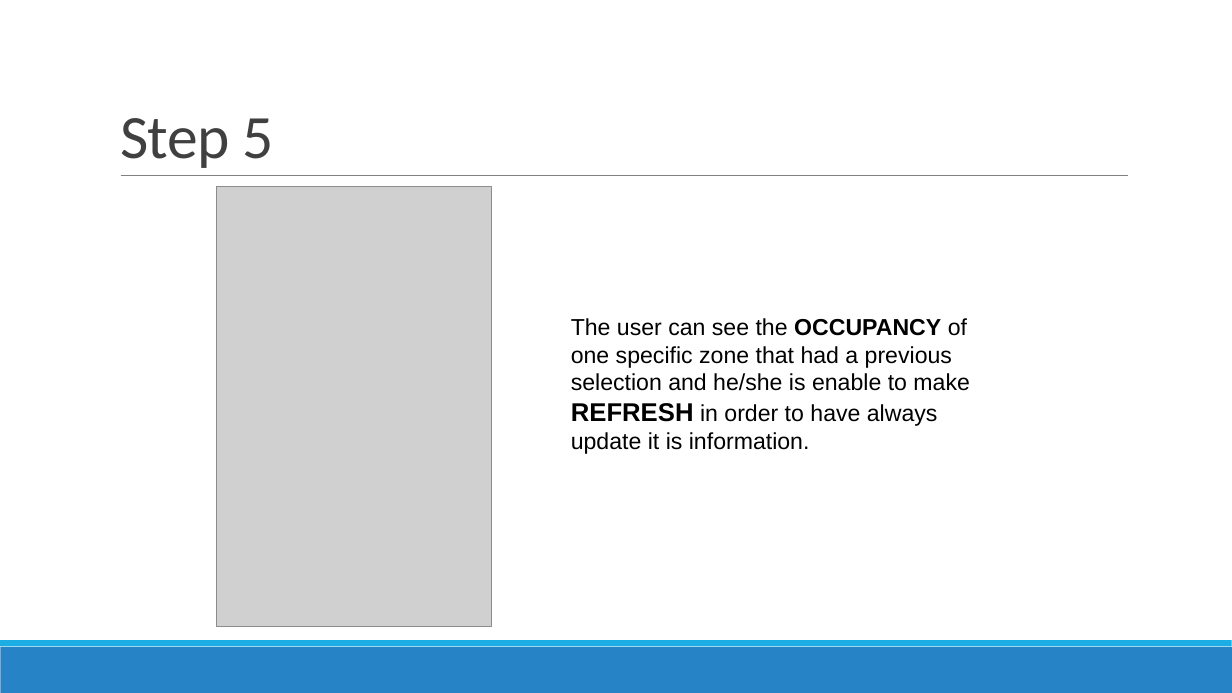
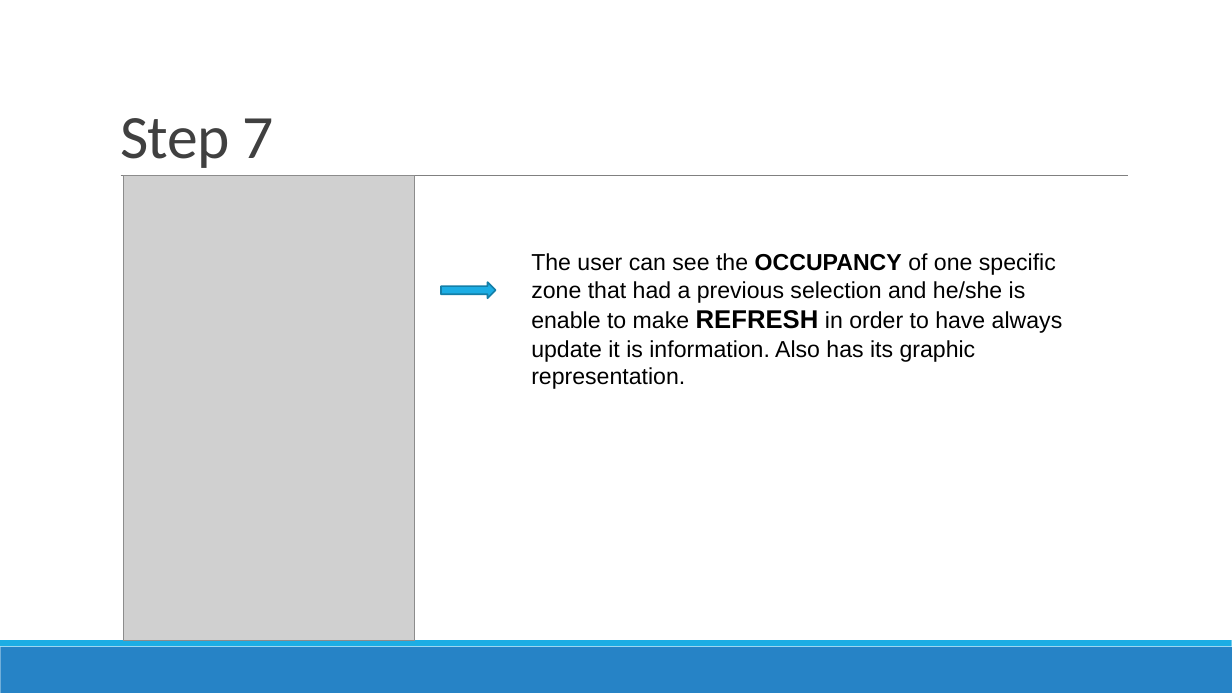
Before and after one commit to FIU-SCIS-Senior-Projects/Smart-Systems-for-Occupancy-and-Building-Energy-Control, a slide deck: slide 9 of Documents/User Manual.pptx (slide 7 before the commit). Drawn at 1232x693 pixels with LibreOffice and Linux fonts; fonts in the diff are those of the drawing; grey boxes stand for pictures. Boxes give left, top, right and bottom in pixels: in the first picture for what was removed or moved away, otherwise in the second. Text is boxed around its words. In the diff, an @@ line names an element or a change of style, - is before the commit and + after.

```diff
--- a/Documents/User Manual.pptx
+++ b/Documents/User Manual.pptx
@@ title at (120, 118, 273, 168): text changed @@
-Step 5
+Step 7
@@ picture: place and size @@
-picture at (216, 187, 492, 628)
+picture at (124, 176, 415, 640)
@@ text at (531, 253, 1063, 389): text changed @@
-The user can see the OCCUPANCY of one specific zone that had a previous selection and he/she is enable to make REFRESH in order to have always update it is information.
+The user can see the OCCUPANCY of one specific zone that had a previous selection and he/she is enable to make REFRESH in order to have always update it is information. Also has its graphic representation.
@@ right arrow added at (441, 282, 495, 298), fill #1CADE4, outline #1580A9 1.25 pt @@
```
Also in this commit, not shown: 8 other slides changed, 4 slides added, 6 other files.
